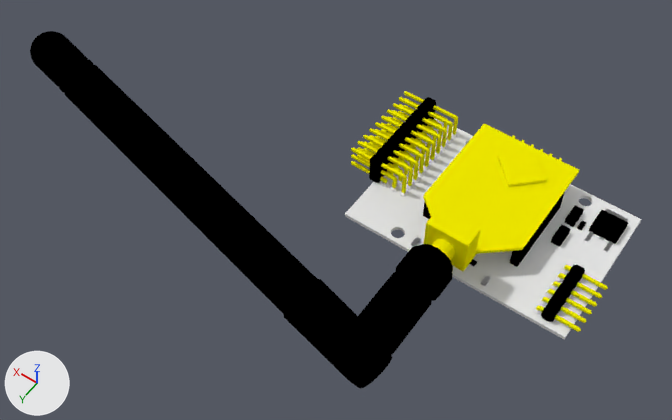
What one commit did to the Blender file blender/ArduRCT.blend.
Camera for both pictures: a 50 mm lens placed at (-21.5, 39.5, 33.8), pointed at (-7.7, 20.2, 3.5). The lights are fixed; the arrows at lower left show +X, +Y and +Z.

The scene before the commit, as lines of its bpy script (objects in view):
```python
ob_antenna = bpy.data.objects.new('Antenna', me_circle)
ob_antenna.location = (-11.93, 19.15, 2.24)
ob_antenna.rotation_euler = (1.571, 1.047, 0.0)  # degrees (90, 60, 0)
ob_cube_004 = bpy.data.objects.new('Cube.004', me_cube_033)
ob_cube_004.parent = ob_xbee
ob_cube_004.location = (8.455, 12.02, 0.0486)
ob_cube_004.rotation_euler = (0.0, 0.0, 2.356)  # degrees (0, 0, 135)
ob_cube_004.scale = (0.876, 0.876, 0.111)
ob_plane_001 = bpy.data.objects.new('Plane.001', me_plane_029)
ob_plane_001.parent = ob_xbee
ob_plane_001.location = (-14.21, 13.94, -0.0931)
ob_plane_002 = bpy.data.objects.new('Plane.002', me_plane_026)
ob_plane_002.parent = ob_xbee
ob_plane_002.location = (0.443, 2.259, -0.177)
ob_plane_003 = bpy.data.objects.new('Plane.003', me_plane_027)
ob_plane_003.parent = ob_xbee
ob_plane_003.location = (-9.689, 13.93, -0.103)
ob_plane_031 = bpy.data.objects.new('Plane.031', me_plane_045)
ob_plane_031.location = (-6.53, 15.34, 0.22)
ob_sphere = bpy.data.objects.new('Sphere', me_sphere_002)
ob_sphere.parent = ob_antenna
ob_sphere.location = (-9.735, -4.256, 17.12)
ob_sphere.rotation_euler = (1.571, 0.0, 0.0)  # degrees (90, 0, 0)
ob_xbee = bpy.data.objects.new('XBee', me_plane_001)
ob_xbee.location = (-11.95, 13.49, 1.5)
ob_xbee.rotation_euler = (0.0, 0.0, 1.571)  # degrees (0, 0, 90)
# also in view: 'Cube.009' at (-16.7, 11.8, 0.1); 'Plane.036' at (-6.7, 11.3, 0.4); 'Plane.030' at (-6.7, 14.8, 0.4); 'Plane.027' at (-6.7, 14.3, 0.4); 'Plane.016' at (-12.1, 14.1, -0.1)
```
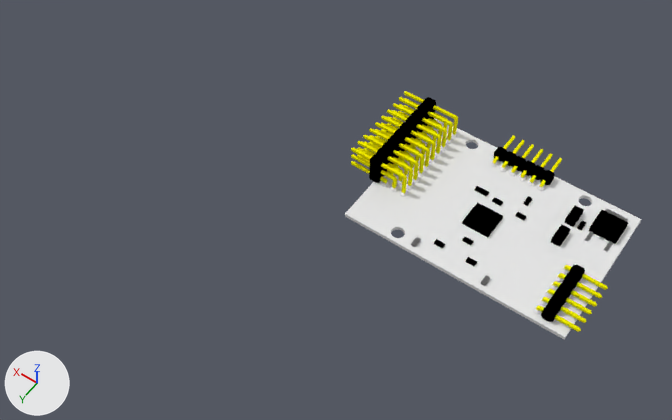
Scene script edits in JSON lines:
```json
{"op": "add", "block": "ob_antenna", "code": "ob_antenna.hide_set(True)  # its collection is switched off"}
{"op": "add", "block": "ob_sphere", "code": "ob_sphere.hide_set(True)  # its collection is switched off"}
{"op": "add", "block": "ob_xbee", "code": "ob_xbee.hide_set(True)  # its collection is switched off"}
{"op": "add", "block": "ob_plane_001", "code": "ob_plane_001.hide_set(True)  # its collection is switched off"}
{"op": "add", "block": "ob_plane_003", "code": "ob_plane_003.hide_set(True)  # its collection is switched off"}
{"op": "add", "block": "ob_plane_002", "code": "ob_plane_002.hide_set(True)  # its collection is switched off"}
{"op": "add", "block": "ob_cube_004", "code": "ob_cube_004.hide_set(True)  # its collection is switched off"}
```

Location of each change, (x1, y1, x2, y2) in pixels of the pictures (672 x 420 px):
```json
{"object": "Sphere", "change": "hidden", "before": [30, 31, 393, 389], "on screen": "black"}
{"object": "XBee", "change": "hidden", "before": [423, 124, 579, 271], "on screen": "yellow"}
{"object": "Antenna", "change": "hidden", "before": [358, 244, 453, 355], "on screen": "black"}
{"object": "Cube.004", "change": "hidden", "before": [498, 151, 547, 187], "on screen": "yellow"}
{"object": "Plane.001", "change": "hidden", "before": [510, 197, 563, 267], "on screen": "black"}
{"object": "Plane.002", "change": "hidden", "before": [514, 192, 565, 255]}
{"object": "Plane.003", "change": "hidden", "before": [423, 203, 431, 219]}
```
